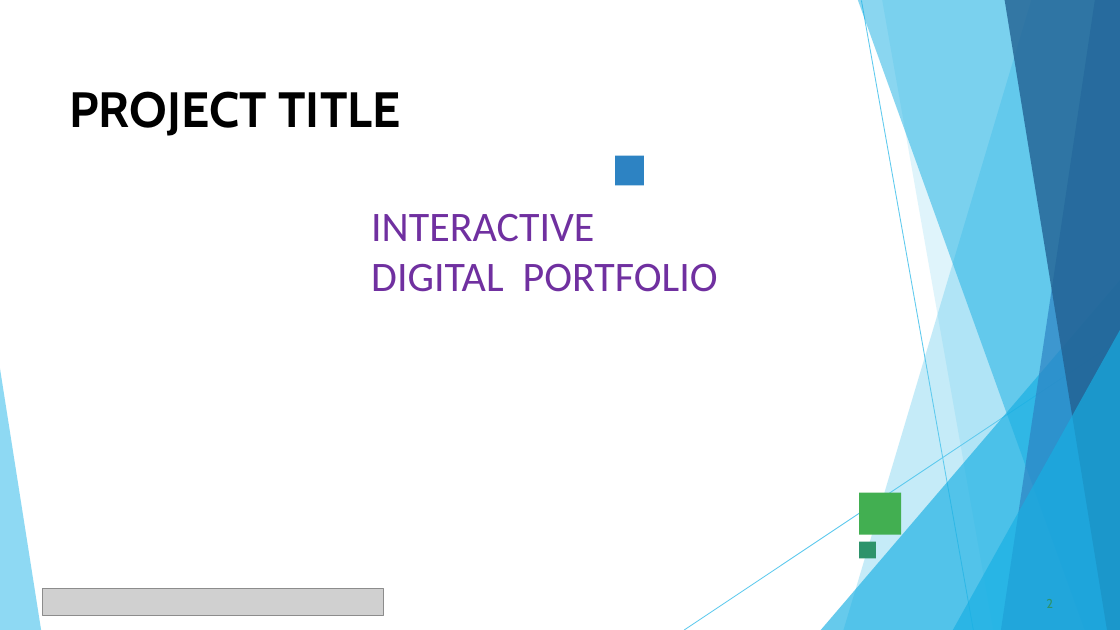
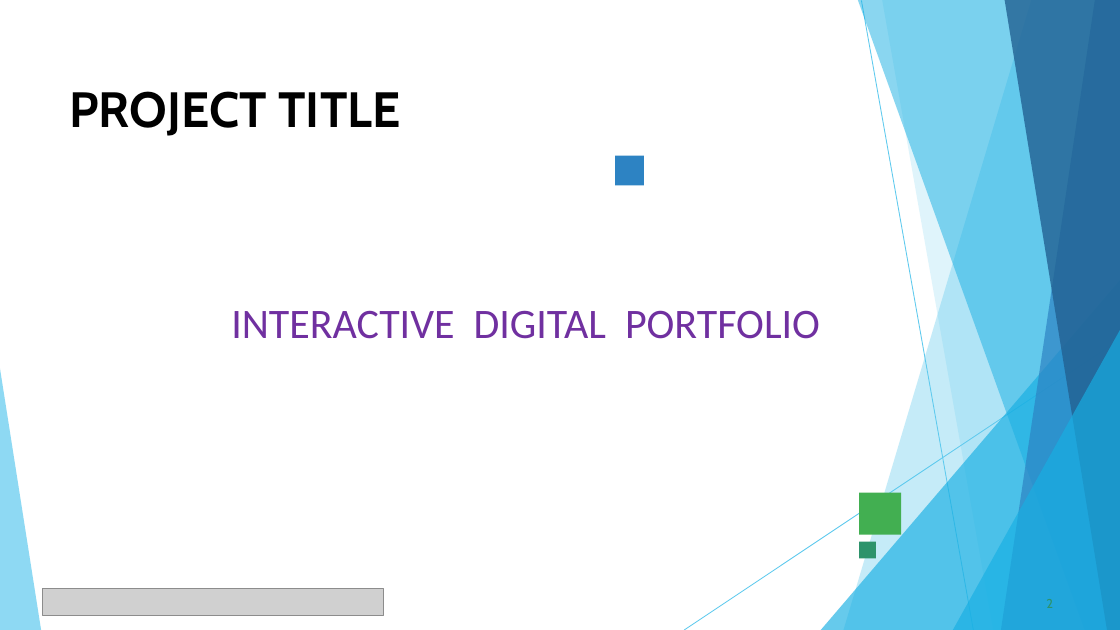
Before and after one commit to 24h322-cmd/Myserver, a slide deck: slide 2 of portfolio_presentation.pptx. Drawn at 1120x630 pixels with LibreOffice and Linux fonts; fonts in the diff are those of the drawing; grey boxes stand for pictures. Boxes give left, top, right and bottom in pixels: in the first picture for what was removed or moved away, otherwise in the second. Text is boxed around its words. In the diff, an @@ line names an element or a change of style, - is before the commit and + after.

```diff
--- a/portfolio_presentation.pptx
+++ b/portfolio_presentation.pptx
@@ text at (x1=231, y1=310, x2=820, y2=339): text changed @@
-INTERACTIVE
-DIGITAL PORTFOLIO
+INTERACTIVE DIGITAL PORTFOLIO
```
Also in this commit, not shown: 3 other slides changed.
